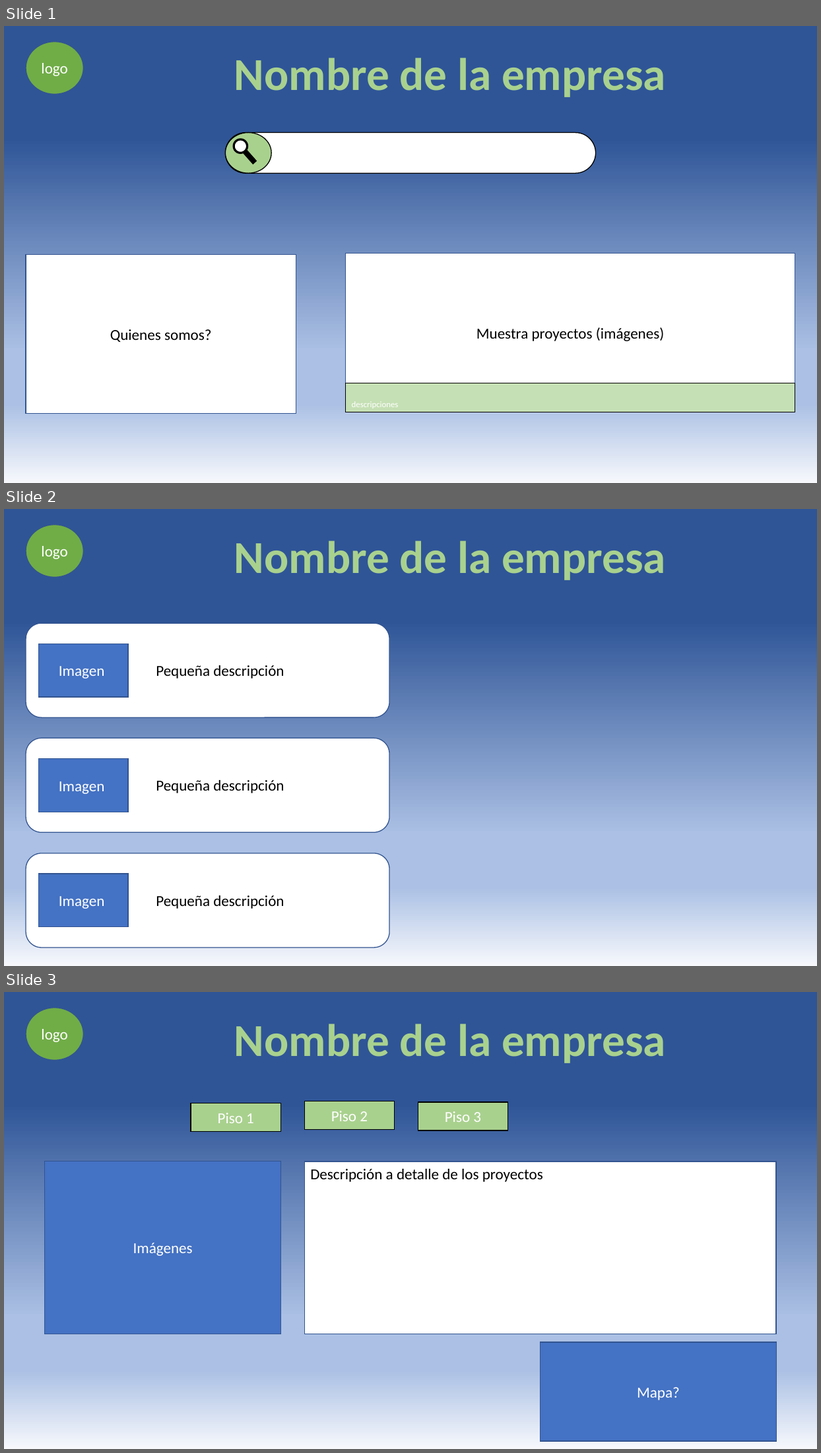
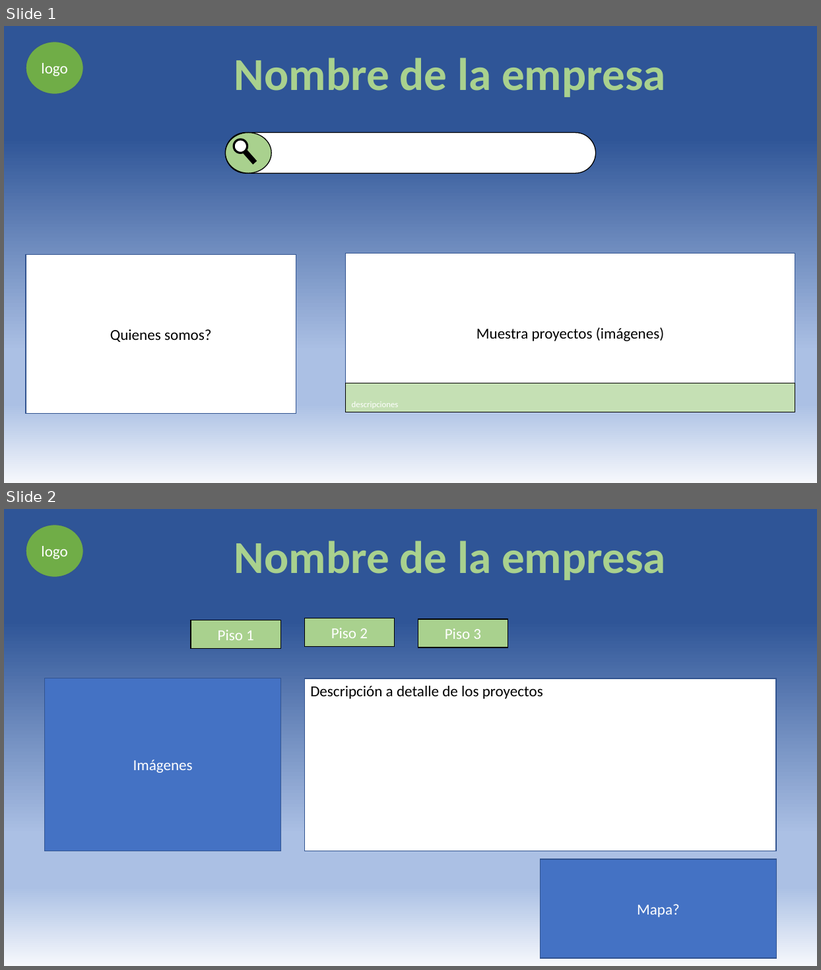
Before and after one commit to ser0710/pag_vacaciones, a slide deck: asta/idea 1.pptx. Shown one above the other, each under a label of ours: slides 1, 2 and 3 before the commit, slides 1 and 2 after it. The pictures are 821x1453 and 821x970 pixels, drawn with LibreOffice and Linux fonts; fonts in the diff are those of the drawing. Boxes give left, top, right and bottom in pixels: in the first picture for what was removed or moved away, otherwise in the second. Text is boxed around its words. In the diff, an @@ line names an element or a change of style, - is before the commit and + after.

```diff
--- a/asta/idea 1.pptx
+++ b/asta/idea 1.pptx
@@ slide 2 removed at bbox=[4, 509, 817, 966], background #FFFFFF @@
@@ rectangle removed at bbox=[4, 509, 817, 621] @@
@@ ellipse removed at bbox=[26, 525, 83, 578] @@
-logo
@@ text removed at bbox=[234, 541, 666, 580] @@
-Nombre de la empresa
@@ rectangle removed at bbox=[4, 621, 817, 966] @@
@@ rounded rectangle removed at bbox=[26, 623, 389, 718] @@
@@ rectangle removed at bbox=[39, 644, 129, 697] @@
-Imagen
@@ text removed at bbox=[156, 665, 284, 679] @@
-Pequeña descripción
@@ rounded rectangle removed at bbox=[26, 739, 389, 833] @@
@@ rectangle removed at bbox=[39, 759, 129, 812] @@
-Imagen
@@ text removed at bbox=[156, 780, 284, 793] @@
-Pequeña descripción
@@ rounded rectangle removed at bbox=[26, 854, 389, 948] @@
@@ rectangle removed at bbox=[39, 875, 129, 927] @@
-Imagen
@@ text removed at bbox=[156, 896, 284, 909] @@
-Pequeña descripción
@@ what was slide 3 is now slide 2 @@
```
Also in this commit, not shown: 2 other files.
